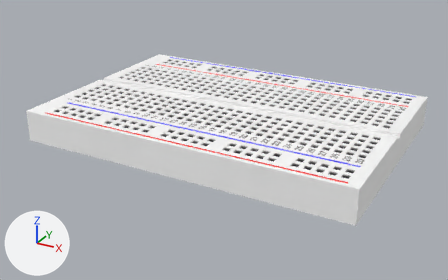
The Blender file BreadBoard/model/Breadboard.blend, before and after one commit.
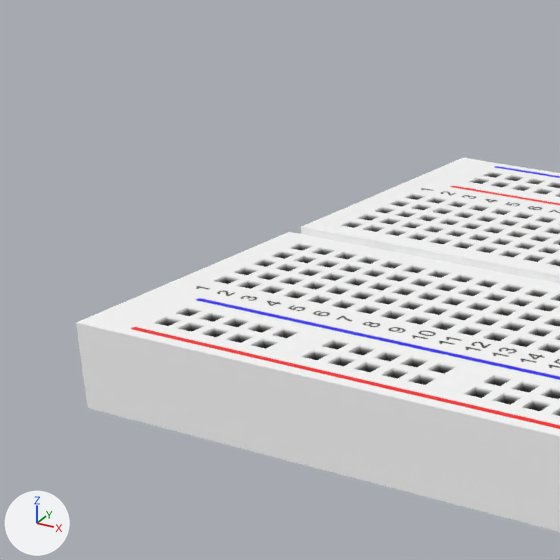
Old and new are each drawn whole from a camera (50 mm lens) standing at (0.424, -0.387, 0.208) and looking at (0.162, 0.089, -0.029) and again close up on the part from 0% to 43% of the width and 0% to 69% of the height. The lights are fixed; the arrows at lower left show +X, +Y and +Z. The first two pictures are the older version.

In view in the first close-up: 'Board'.
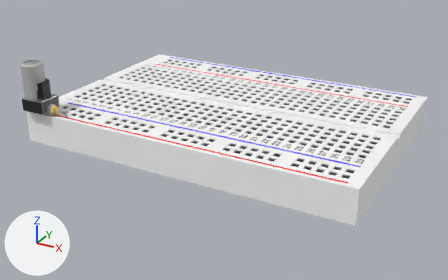
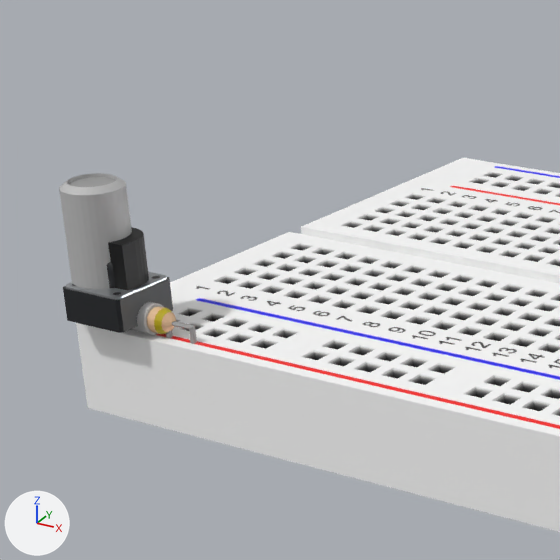
Boxes [x1, y1, x2, y2] around the edits, measured in the close-ups (560 x 560 px):
```json
{"object": "Chemcap", "change": "shown", "after": [59, 173, 132, 289]}
{"object": "Button", "change": "added", "after": [63, 262, 173, 333], "faces in mat_color0_002 (black #1d1f23)": [63, 262, 173, 333], "faces in mat_metal_002 (light grey #b8bcbf)": [66, 272, 166, 299]}
{"object": "Transistor", "change": "shown", "after": [108, 227, 149, 291]}
{"object": "Resistor", "change": "shown", "after": [147, 307, 197, 344]}
{"object": "Diode", "change": "shown", "after": [130, 302, 173, 338]}
```

Edits to the scene script, one JSON object a line:
```json
{"op": "add", "block": "mat_color0_002", "code": ["mat_color0_002 = principled_material('color0.002')", "mat_color0_002.base_color = (0.012, 0.014, 0.017)  # black #1d1f23", "mat_color0_002.roughness = 0.43"]}
{"op": "add", "block": "mat_metal_002", "code": ["mat_metal_002 = principled_material('Metal.002')", "mat_metal_002.base_color = (0.48, 0.5, 0.52)  # light grey #b8bcbf", "mat_metal_002.metallic = 0.8", "mat_metal_002.roughness = 0.32"]}
{"op": "add", "block": "me_平面_008", "code": ["me_平面_008 = bpy.data.meshes.new('平面.008')", "me_平面_008.from_pydata(...)  # 128 vertices, 66 faces; spans x -0.007..0.017, y -0.012..0.012, z -0.0124..0.0364", "# faces by material slot: [26, 40]", "me_平面_008.materials.append(mat_metal_002)  # light grey #b8bcbf", "me_平面_008.materials.append(mat_color0_002)  # black #1d1f23"]}
{"op": "remove", "block": "ob_resistor", "code": "ob_resistor.hide_set(True)"}
{"op": "remove", "block": "ob_chemcap", "code": "ob_chemcap.hide_set(True)"}
{"op": "remove", "block": "ob_diode", "code": "ob_diode.hide_set(True)"}
{"op": "remove", "block": "ob_transistor", "code": "ob_transistor.hide_set(True)"}
{"op": "add", "block": "ob_button", "code": ["ob_button = bpy.data.objects.new('Button', me_平面_008)", "ob_button.location = (0.01, 0.005, -0.0126)"]}
```
